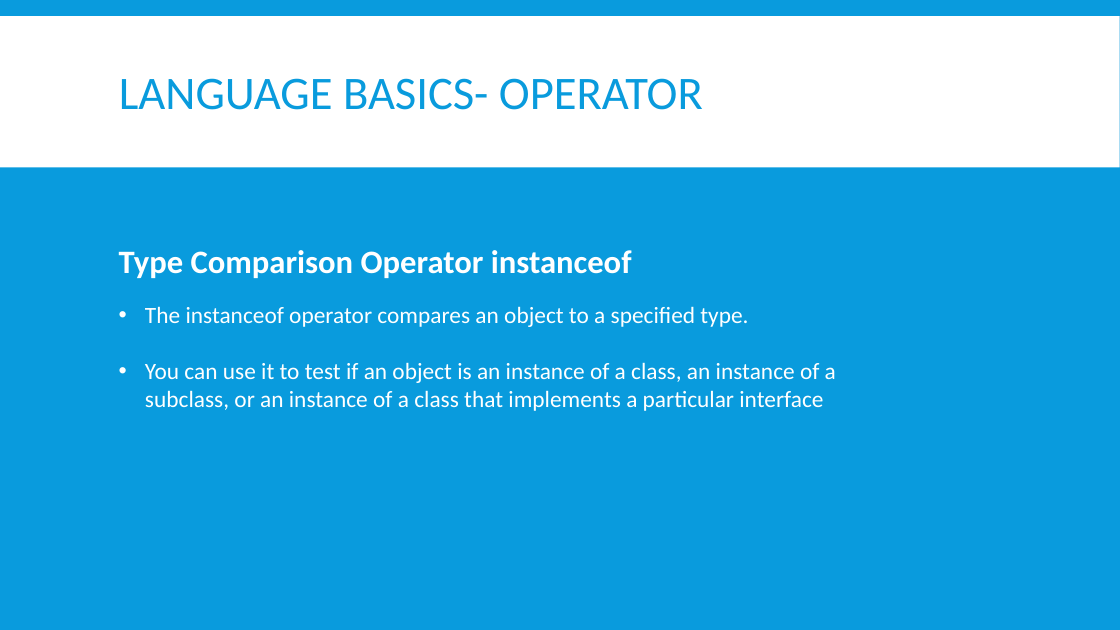
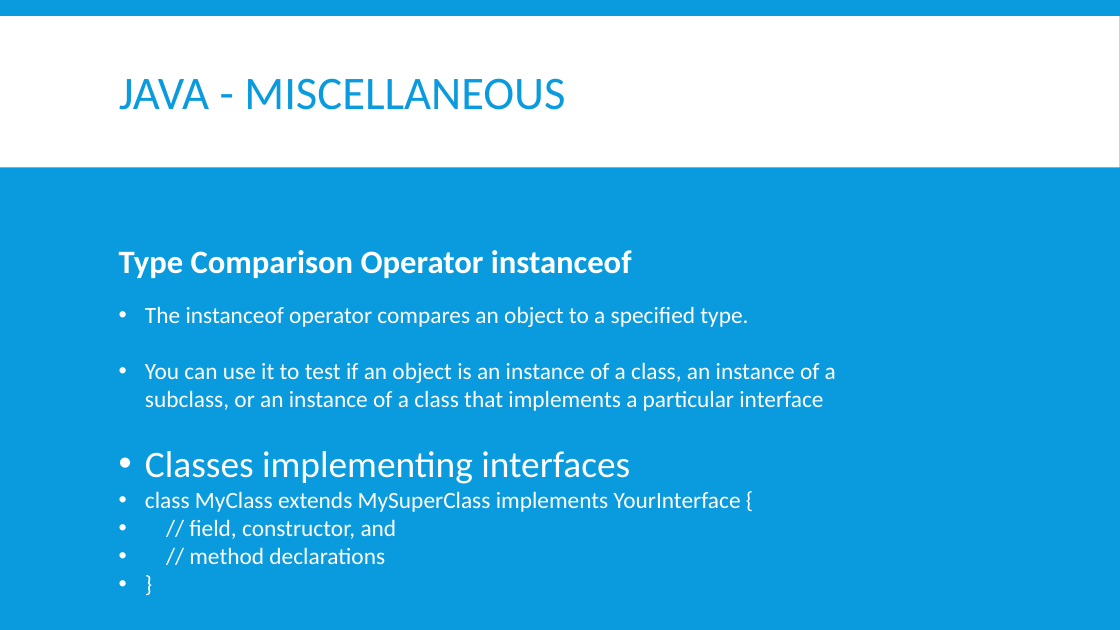
Before and after one commit to nmsgit1234/TechnicalDocs, a slide deck: slide 65 of training/core_java/core_java.pptx (slide 41 before the commit). Drawn at 1120x630 pixels with LibreOffice and Linux fonts; fonts in the diff are those of the drawing. Boxes give left, top, right and bottom in pixels: in the first picture for what was removed or moved away, otherwise in the second. Text is boxed around its words. In the diff, an @@ line names an element or a change of style, - is before the commit and + after.

Commit message:
updated for class and objects

```diff
--- a/training/core_java/core_java.pptx
+++ b/training/core_java/core_java.pptx
@@ title at (x1=119, y1=78, x2=565, y2=110): text changed @@
-LANGUAGE BASICS- OPERATOR
+JAVA - MISCELLANEOUS
@@ text at (x1=145, y1=451, x2=741, y2=564): paragraphs added @@
+• Classes implementing interfaces
+• class MyClass extends MySuperClass implements YourInterface {
+• // field, constructor, and
+• // method declarations
+• }
```
Also in this commit, not shown: 2 other slides changed, 27 slides added, 18 other files.
